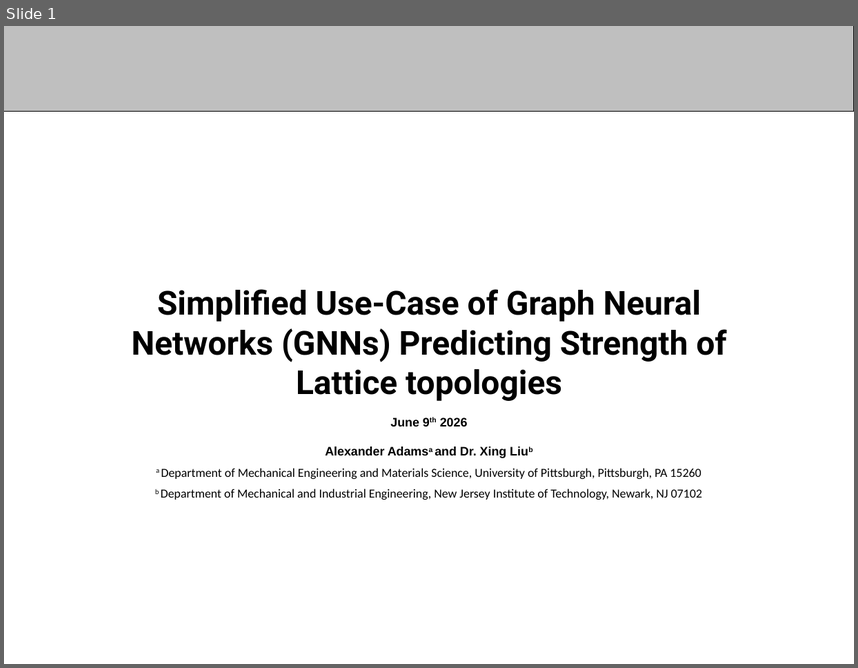
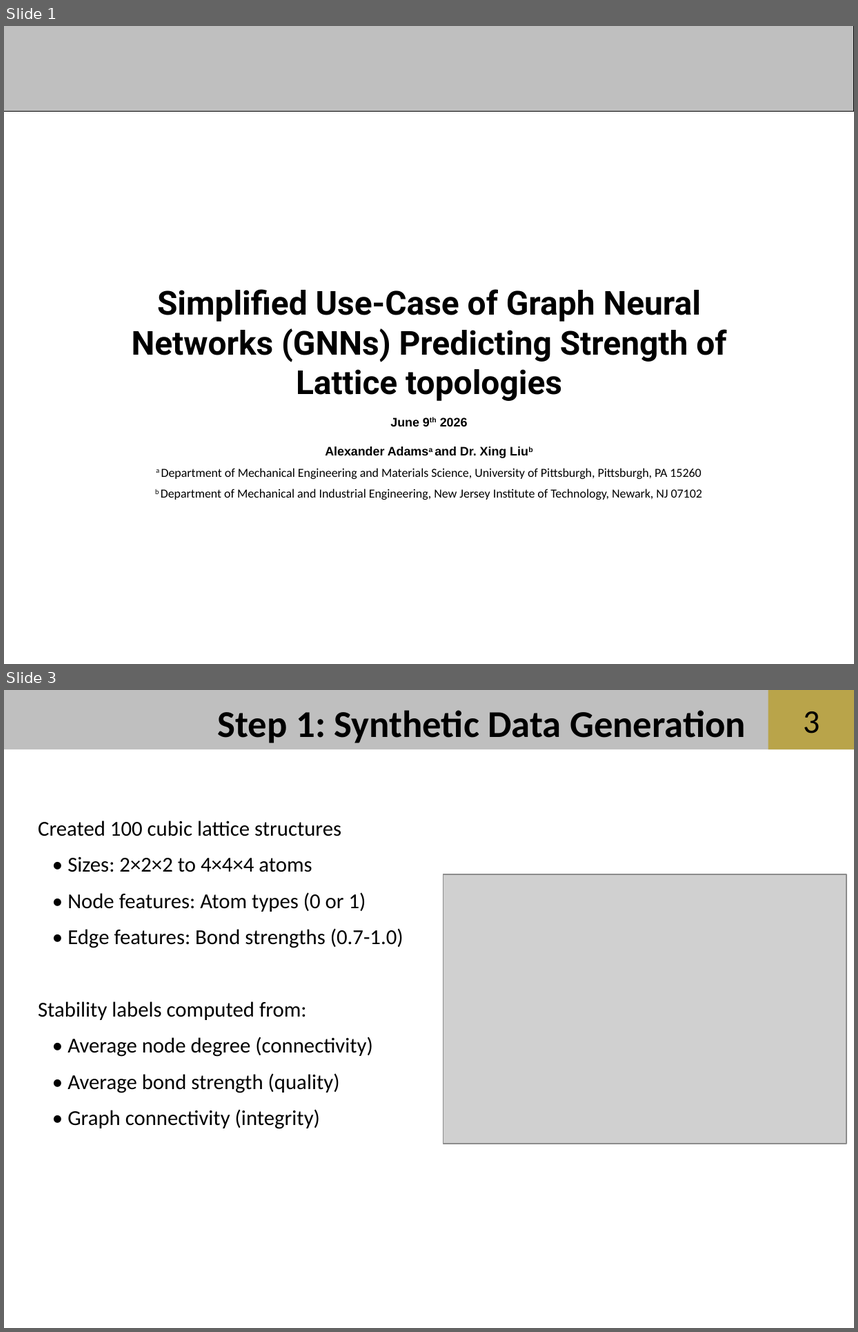
Before and after one commit to aadams2006/NSF-REU-Summer-26, a slide deck: powerpoints/6-2 REU - Copy.pptx. Shown one above the other, each under a label of ours: slide 1 before the commit, slides 1 and 3 after it; the slides between them are not shown. The pictures are 858x668 and 858x1332 pixels, drawn with LibreOffice and Linux fonts; fonts in the diff are those of the drawing; grey boxes stand for pictures; background and template pictures are left out. Boxes give left, top, right and bottom in pixels: in the first picture for what was removed or moved away, otherwise in the second. Text is boxed around its words. In the diff, an @@ line names an element or a change of style, - is before the commit and + after.

```diff
--- a/powerpoints/6-2 REU - Copy.pptx
+++ b/powerpoints/6-2 REU - Copy.pptx
@@ slide 3 added at (4,690,854,1328), background #FFFFFF; not listed: 2 template elements that a slide beside it also shows @@
@@ text added at (218,710,746,743), 32 pt, text #000000, bold @@
+Step 1: Synthetic Data Generation
@@ page number added at (803,711,820,733), 28 pt, text #000000 @@
+3
@@ text added at (38,820,404,1129), 18 pt, text #000000 @@
+Created 100 cubic lattice structures
+• Sizes: 2×2×2 to 4×4×4 atoms
+• Node features: Atom types (0 or 1)
+• Edge features: Bond strengths (0.7-1.0)
+Stability labels computed from:
+• Average node degree (connectivity)
+• Average bond strength (quality)
+• Graph connectivity (integrity)
@@ picture added at (444,874,846,1144) @@
```
Also in this commit, not shown: 11 other slides added, 4 slides removed.
